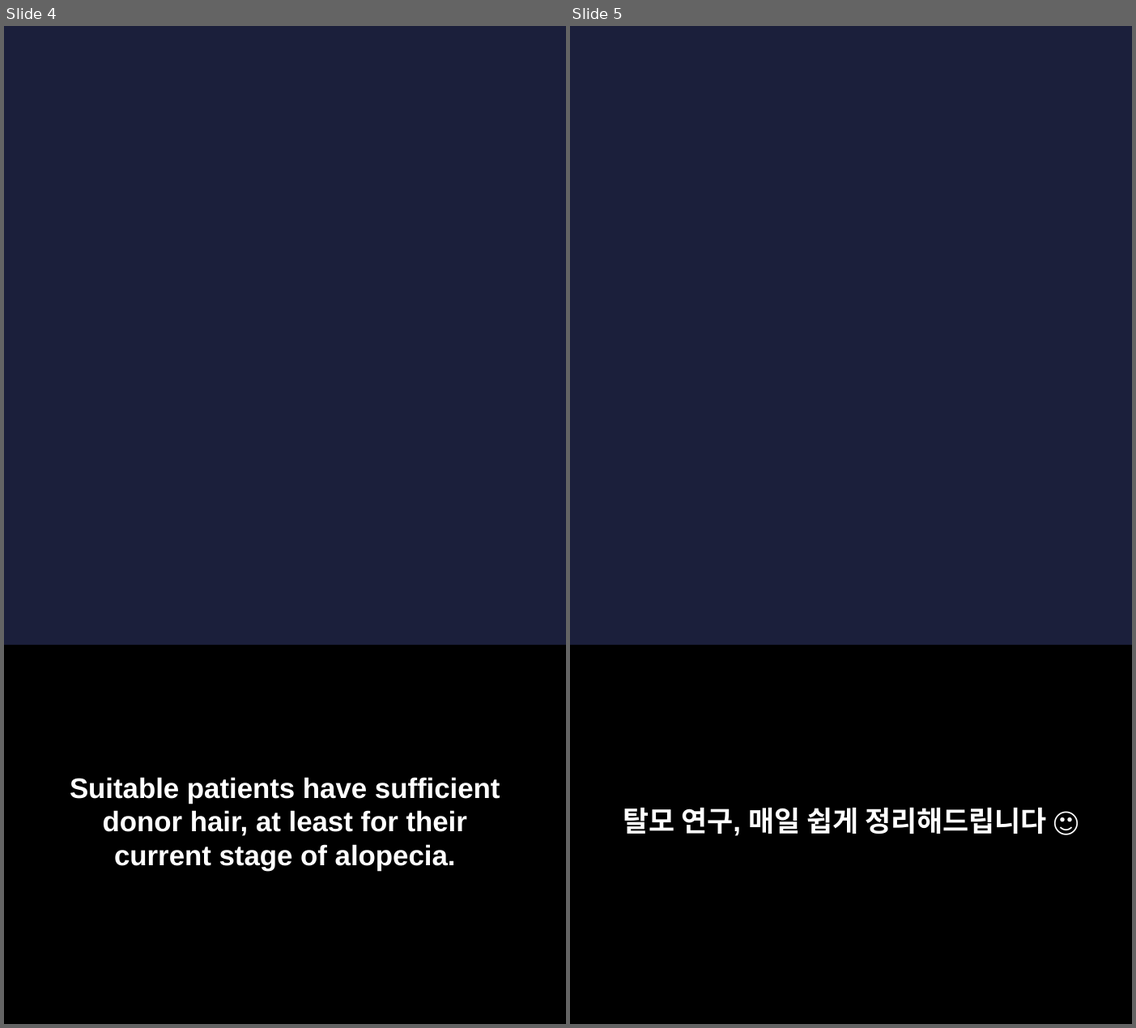
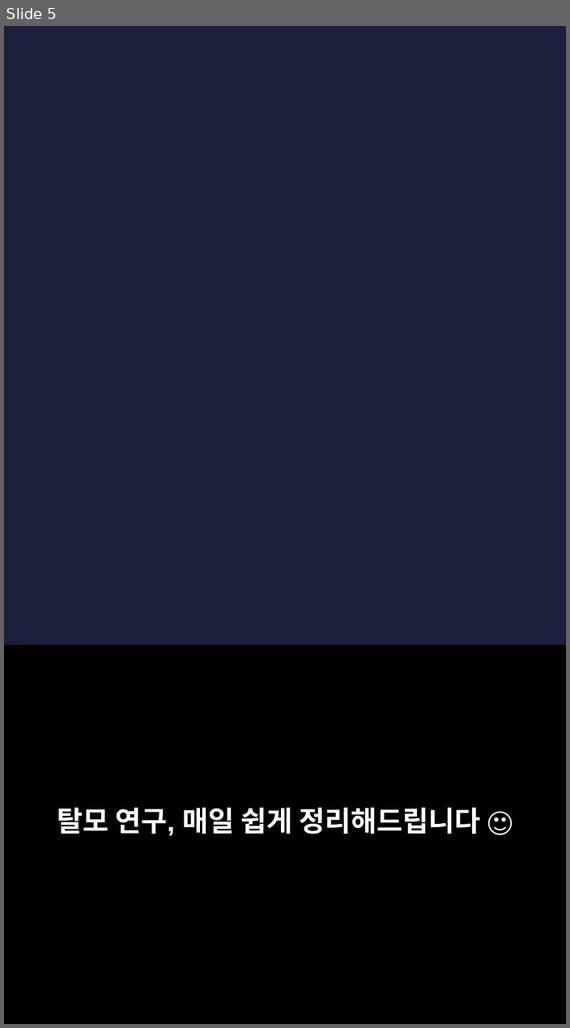
Before and after one commit to hyokang2010-BJ-ANTH/product-builder-test, a slide deck: pwa/data/latest/slides.pptx. Shown side by side, each under a label of ours: slides 4 and 5 before the commit, slide 5 after it. The pictures are 1136x1028 and 570x1028 pixels, drawn with LibreOffice and Linux fonts; fonts in the diff are those of the drawing; background and template pictures are left out. Boxes give left, top, right and bottom in pixels: in the first picture for what was removed or moved away, otherwise in the second. Text is boxed around its words. In the diff, an @@ line names an element or a change of style, - is before the commit and + after.

```diff
--- a/pwa/data/latest/slides.pptx
+++ b/pwa/data/latest/slides.pptx
@@ slide 4 removed at bbox=[4, 26, 566, 1024], background picture (left out) @@
@@ rectangle removed at bbox=[4, 646, 566, 1024] @@
@@ text removed at bbox=[70, 777, 501, 871] @@
-Suitable patients have sufficient donor hair, at least for their current stage of alopecia.
```
Also in this commit, not shown: 4 slides changed, 3 slides added, 2 other slides removed, 26 other files.
